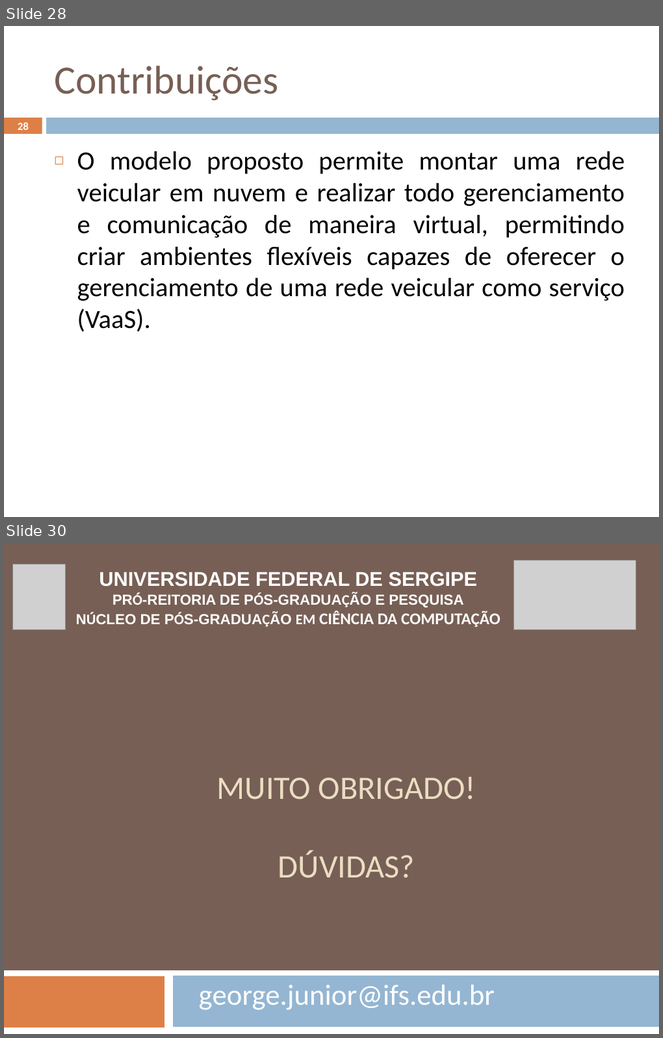
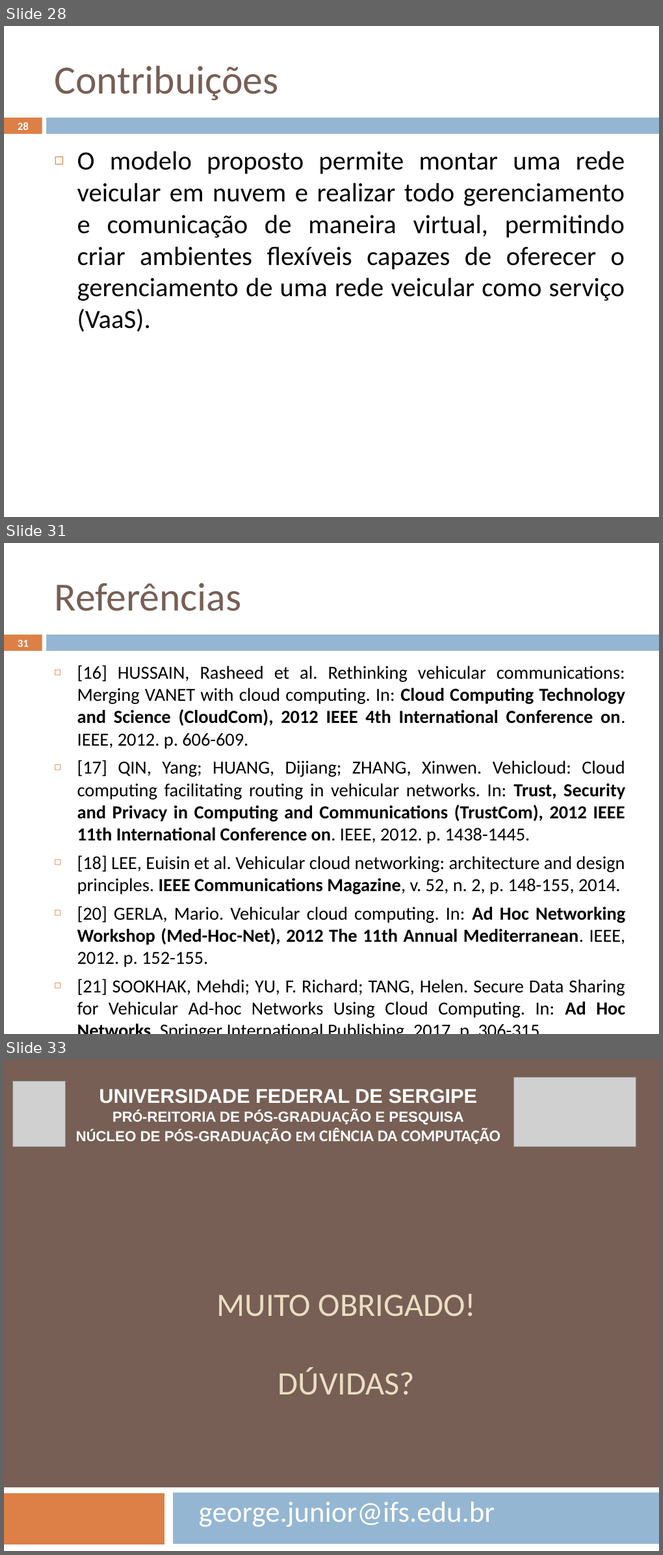
Before and after one commit to geoleite/Mestrado, a slide deck: Apresentacao/ApresentaçãoV1.pptx. Shown one above the other, each under a label of ours: slides 28 and 30 before the commit, slides 28, 31 and 33 after it; the slides between them are not shown. The pictures are 663x1038 and 663x1555 pixels, drawn with LibreOffice and Linux fonts; fonts in the diff are those of the drawing; grey boxes stand for pictures. Boxes give left, top, right and bottom in pixels: in the first picture for what was removed or moved away, otherwise in the second. Text is boxed around its words. In the diff, an @@ line names an element or a change of style, - is before the commit and + after.

```diff
--- a/Apresentacao/ApresentaçãoV1.pptx
+++ b/Apresentacao/ApresentaçãoV1.pptx
@@ slide 31 added at bbox=[4, 543, 659, 1034], background #FFFFFF; not listed: 2 template elements that a slide beside it also shows @@
@@ title added at bbox=[55, 583, 242, 611], 44 pt, text #775F55 @@
+Referências
@@ page number added at bbox=[18, 640, 29, 647], 12 pt, text #FFFFFF, bold @@
+31
@@ text added at bbox=[77, 665, 626, 1018], 20.3 pt, text #000000 @@
+◻ [16] HUSSAIN, Rasheed et al. Rethinking vehicular communications: Merging VANET with cloud computing. In: Cloud Computing Technology and Science (CloudCom), 2012 IEEE 4th International Conference on. IEEE, 2012. p. 606-609.
+◻ [17] QIN, Yang; HUANG, Dijiang; ZHANG, Xinwen. Vehicloud: Cloud computing facilitating routing in vehicular networks. In: Trust, Security and Privacy in Computing and Communications (TrustCom), 2012 IEEE 11th International Conference on. IEEE, 2012. p. 1438-1445.
+◻ [18] LEE, Euisin et al. Vehicular cloud networking: architecture and design principles. IEEE Communications Magazine, v. 52, n. 2, p. 148-155, 2014.
+◻ [20] GERLA, Mario. Vehicular cloud computing. In: Ad Hoc Networking Workshop (Med-Hoc-Net), 2012 The 11th Annual Mediterranean. IEEE, 2012. p. 152-155.
+◻ [21] SOOKHAK, Mehdi; YU, F. Richard; TANG, Helen. Secure Data Sharing for Vehicular Ad-hoc Networks Using Cloud Computing. In: Ad Hoc Networks. Springer International Publishing, 2017. p. 306-315.
@@ what was slide 30 is now slide 33 @@
```
Also in this commit, not shown: 9 slides changed, 3 other slides added, 1 slide removed, 18 other files.
